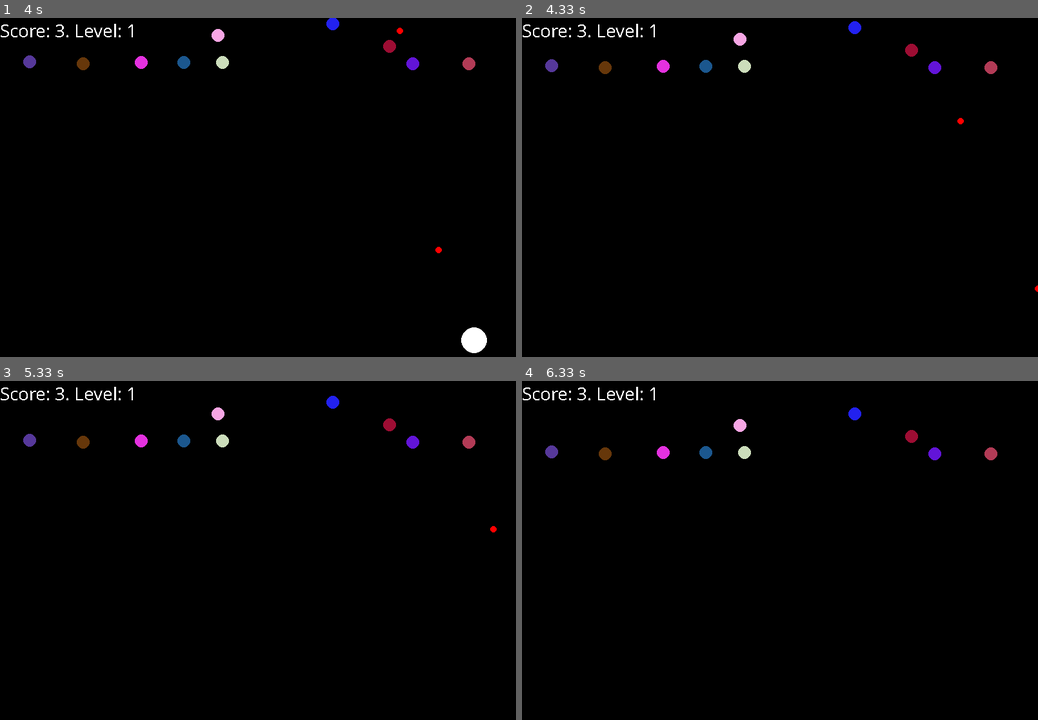
Above: before the commit, frames 1-4 (two rows, left to right).
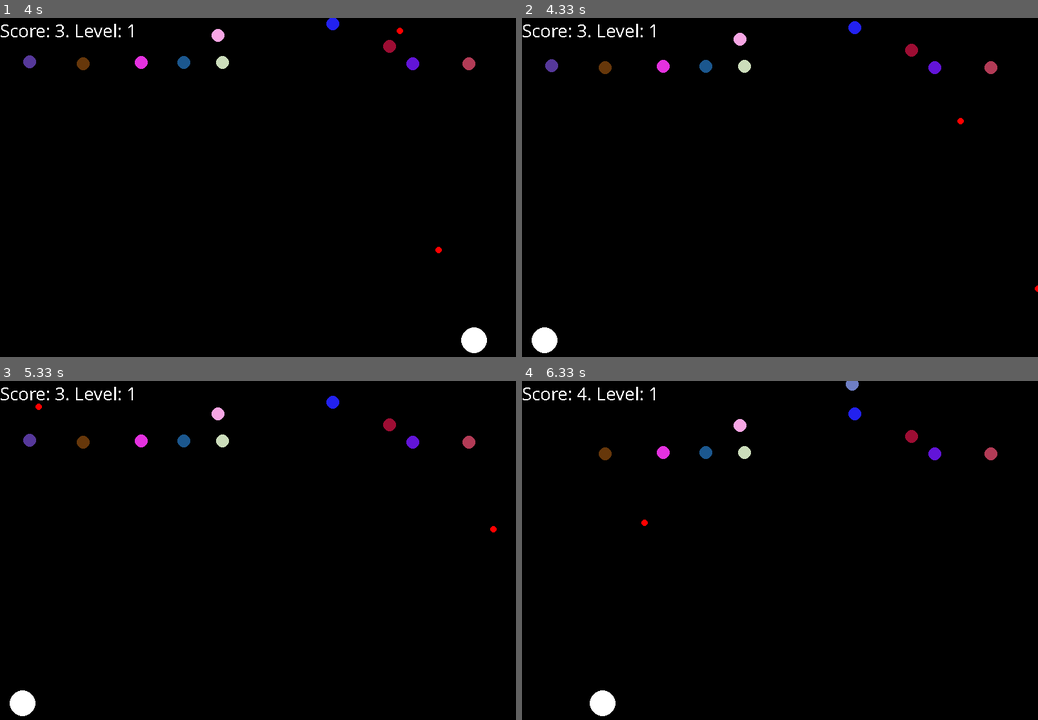
Above: after the commit, the same moments.

Repository: Aleks901/PersonalProjectsDump
Game: pygame game, started from PygameProjects/Shooter.py
The game is run twice, just before and just after one commit, with the same random seed, the same clock (stepped at 60 frames per second) and the same inputs.
Inputs:
- Up to frame 1 (4 s): tap Space at 0.33, 0.73, 1.03, 1.4, 1.7, 1.9, 2.2, 2.4, 2.7, 2.9, 3.2, 3.47, 3.77, 3.9 s; hold D 0.67-1.3 s; hold A 1.33-1.8 s; hold D 1.83-2.3 s; hold D 2.33-2.8 s; hold A 2.83-3.37 s; hold D 3.4-3.8 s; hold D from 3.83 s (still down)
- Up to frame 2 (4.33 s): keep holding D; tap Space at 4.2 s
- Up to frame 3 (5.33 s): release D at 4.47 s; hold A 4.5-4.97 s; tap Space at 4.57, 4.87, 5.07 s; hold D from 5 s (still down)
- Up to frame 4 (6.33 s): tap Space at 5.37, 5.57, 5.87, 6.07 s; release D at 5.47 s; hold D 5.5-5.97 s; hold A from 6 s (still down)

Frame 1 is identical in both runs. In frame 2, 0.3% of the frame differs, in the area x 1-7%, y 91-99%; in frame 3, 0.3%; in frame 4, 0.5%, in the area x 4-66%, y 0-99%.

Commit message:
Feature: Shooter.py screen looping

Diff:
--- a/PygameProjects/Shooter.py
+++ b/PygameProjects/Shooter.py
@@ -93,7 +93,10 @@
         player.shoot()
         last_shot_time = current_time
 
-
+    if player.x < 0:
+        player.x += 800
+    elif player.x > 800:
+        player.x -= 800
 
     for b in bullets_on_screen[:]:
         b.y -= b.speed
